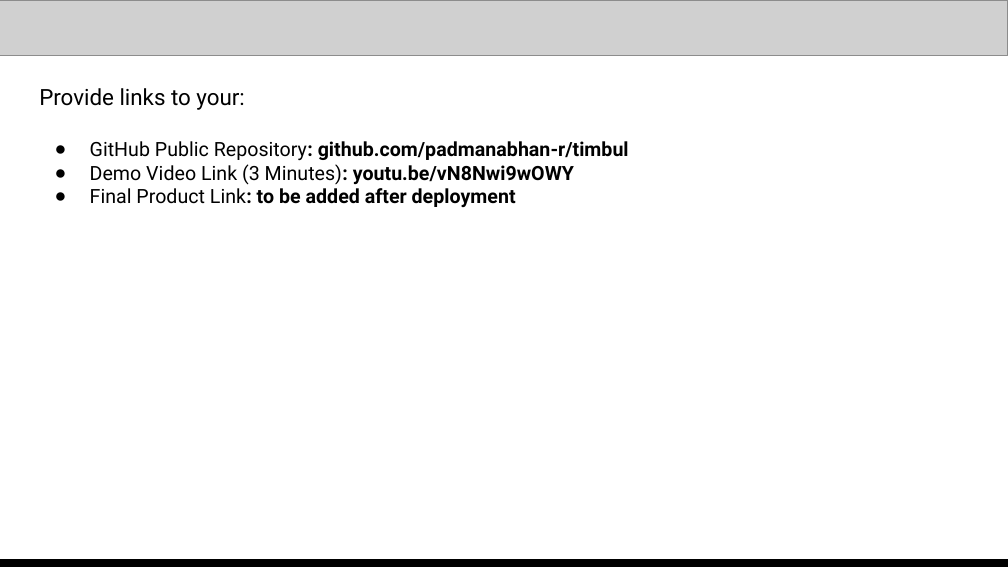
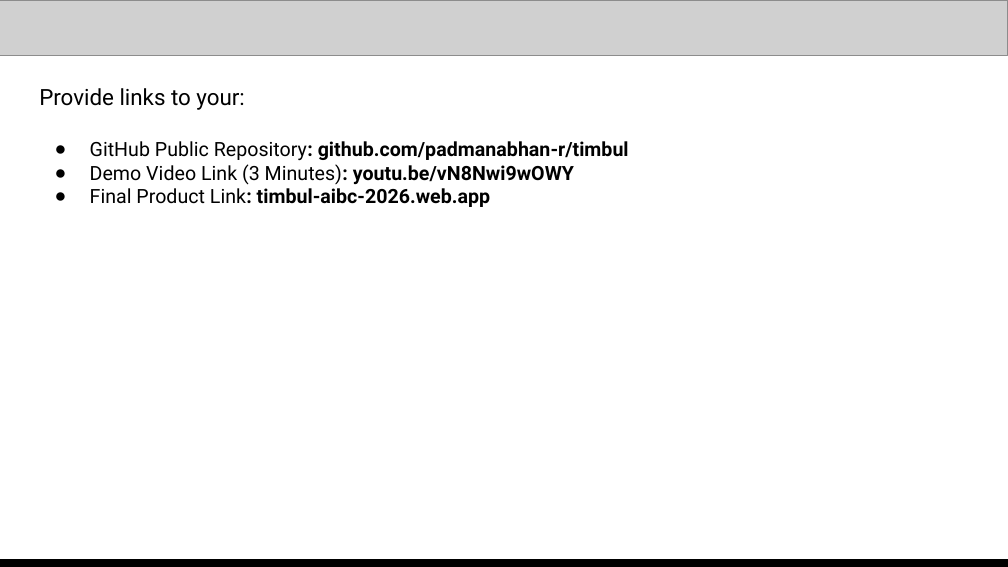
Before and after one commit to padmanabhan-r/timbul, a slide deck: slide 13 of deck/work/Timbul - AI Builder Cup.pptx. Drawn at 1008x567 pixels with LibreOffice and Linux fonts; fonts in the diff are those of the drawing; grey boxes stand for pictures. Boxes give left, top, right and bottom in pixels: in the first picture for what was removed or moved away, otherwise in the second. Text is boxed around its words. In the diff, an @@ line names an element or a change of style, - is before the commit and + after.

Commit message:
Update deployment details, README, and submission links; add Firebase configuration

```diff
--- a/deck/work/Timbul - AI Builder Cup.pptx
+++ b/deck/work/Timbul - AI Builder Cup.pptx
@@ text at (90, 188, 490, 207): text changed @@
-● Final Product Link: to be added after deployment
+● Final Product Link: timbul-aibc-2026.web.app
```
Also in this commit, not shown: 9 other files.
